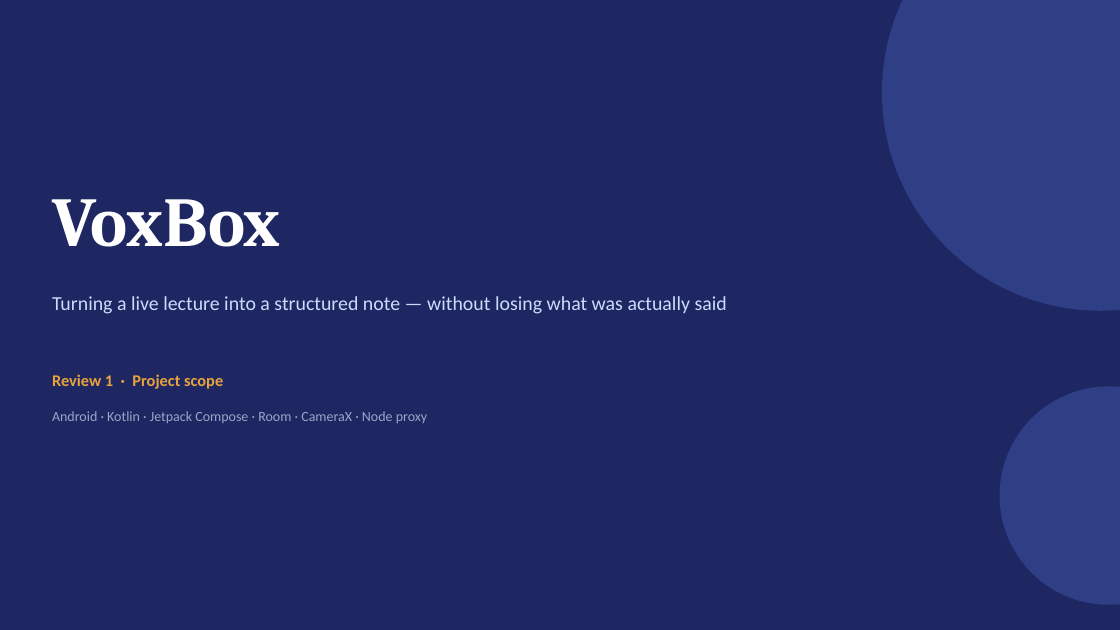
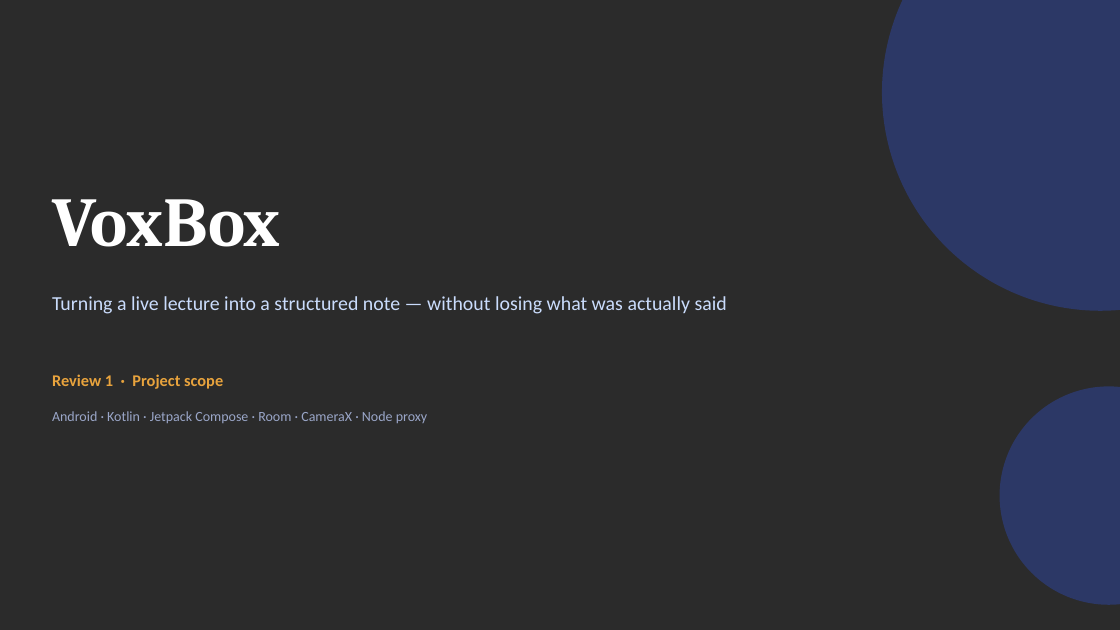
Before and after one commit to tejasthimmaiahkk-ui/VoxBoX, a slide deck: slide 1 of outputs/VoxBox_Review1_Scope.pptx. Drawn at 1120x630 pixels with LibreOffice and Linux fonts; fonts in the diff are those of the drawing; background and template pictures are left out; a plain dark background stands for a picture behind light text. Boxes give left, top, right and bottom in pixels: in the first picture for what was removed or moved away, otherwise in the second. Text is boxed around its words. In the diff, an @@ line names an element or a change of style, - is before the commit and + after.

```diff
--- a/outputs/VoxBox_Review1_Scope.pptx
+++ b/outputs/VoxBox_Review1_Scope.pptx
@@ background #1E2761 to picture (left out) @@
@@ ellipse at bbox=[882, 0, 1120, 311]: fill #2E3F86 to #2E3F86 at 65% opacity @@
@@ ellipse at bbox=[1000, 386, 1120, 605]: fill #2E3F86 to #2E3F86 at 65% opacity @@
```
Also in this commit, not shown: 12 other slides changed, 1 slide added, 1 other file.
